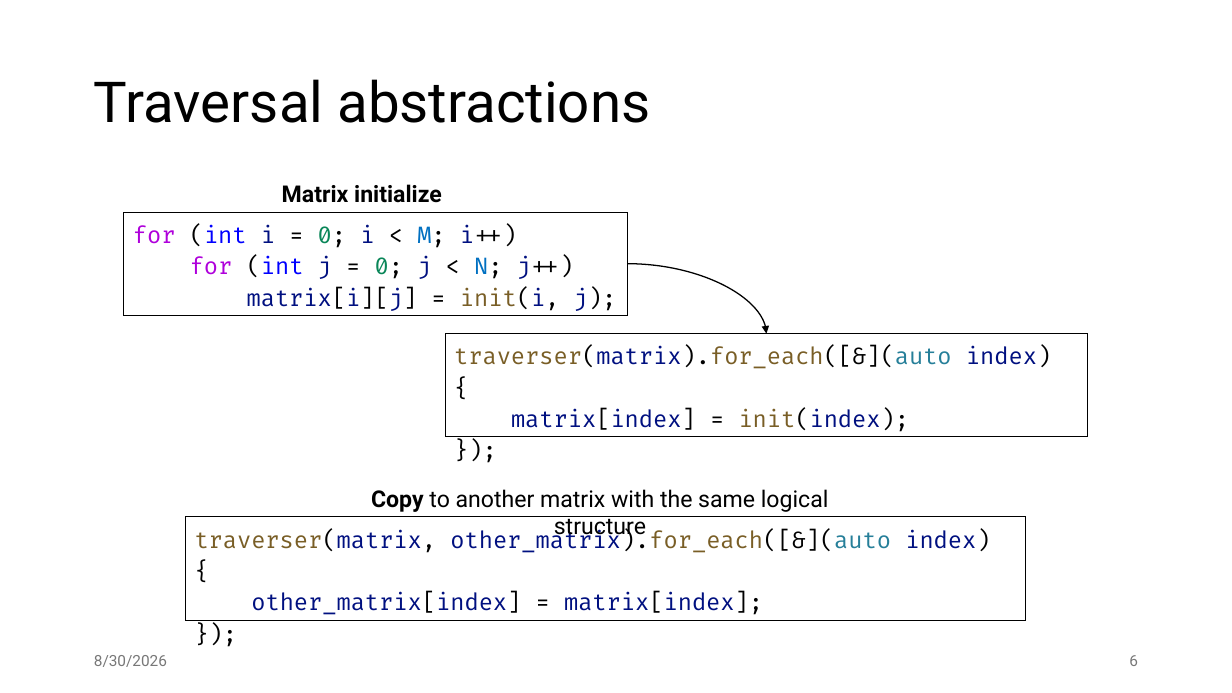
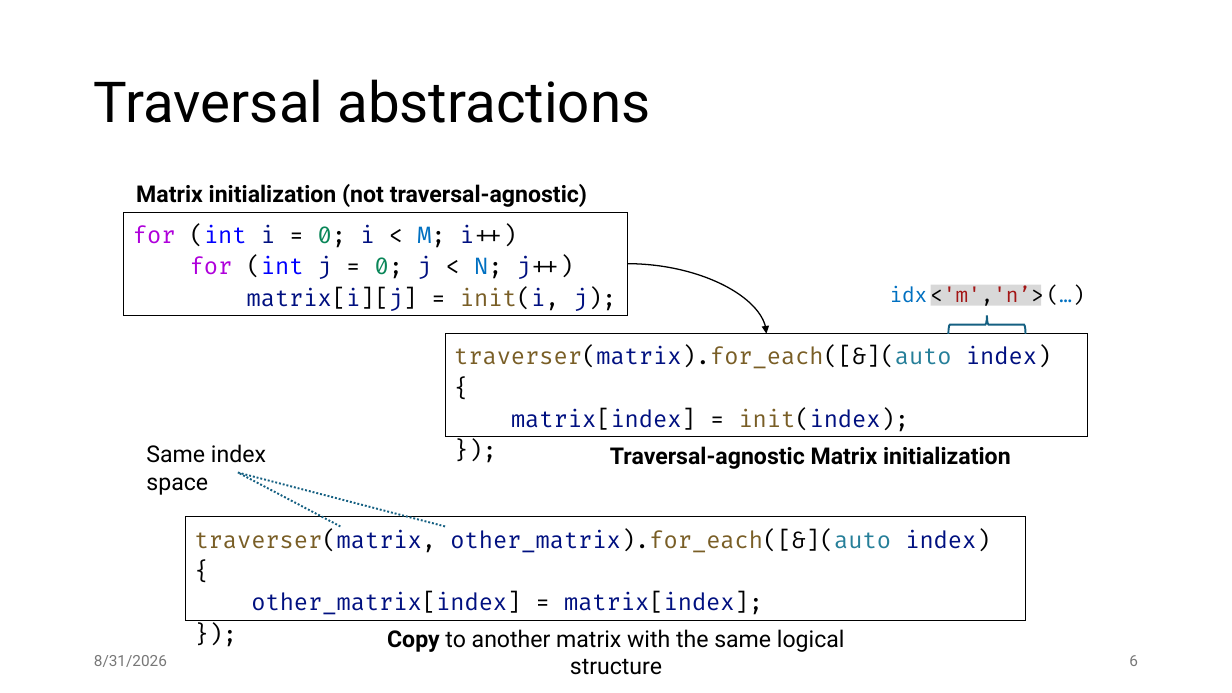
Before and after one commit to jiriklepl/phd-thesis, a slide deck: slide 6 of slides/Optimizing Memory Layouts and Traversal Orders in High-Performance Computing.pptx. Drawn at 1232x693 pixels with LibreOffice and Linux fonts; fonts in the diff are those of the drawing. Boxes give left, top, right and bottom in pixels: in the first picture for what was removed or moved away, otherwise in the second. Text is boxed around its words. In the diff, an @@ line names an element or a change of style, - is before the commit and + after.

```diff
--- a/slides/Optimizing Memory Layouts and Traversal Orders in High-Performance Computing.pptx
+++ b/slides/Optimizing Memory Layouts and Traversal Orders in High-Performance Computing.pptx
@@ text at [136,184,587,207]: text changed @@
-Matrix initialize
+Matrix initialization (not traversal-agnostic)
@@ text added at [890,286,1043,306], 16 pt, text #A31515 @@
+idx <'m','n’> (…)
@@ rectangle added at [931,285,1042,306], fill #808080 at 30% opacity @@
@@ right brace added at [948,315,1026,334], outline #156082 1.5 pt @@
@@ text added at [146,444,266,495], 18 pt, text #000000 @@
+Same index space
@@ text added at [610,446,1011,469], 18 pt, text #000000, bold @@
+Traversal-agnostic Matrix initialization
@@ line added from (340, 527) to (238, 472), #156082 1.5 pt dashed @@
@@ line added from (445, 527) to (238, 472), #156082 1.5 pt dashed @@
@@ text "Copy to another matrix with ..." rewrapped from [371,489,829,540] to [387,629,845,675] @@
@@ text at [94,655,167,667]: text changed @@
-8/30/2026
+8/31/2026
```
Also in this commit, not shown: 35 other slides changed, 1 slide added.
